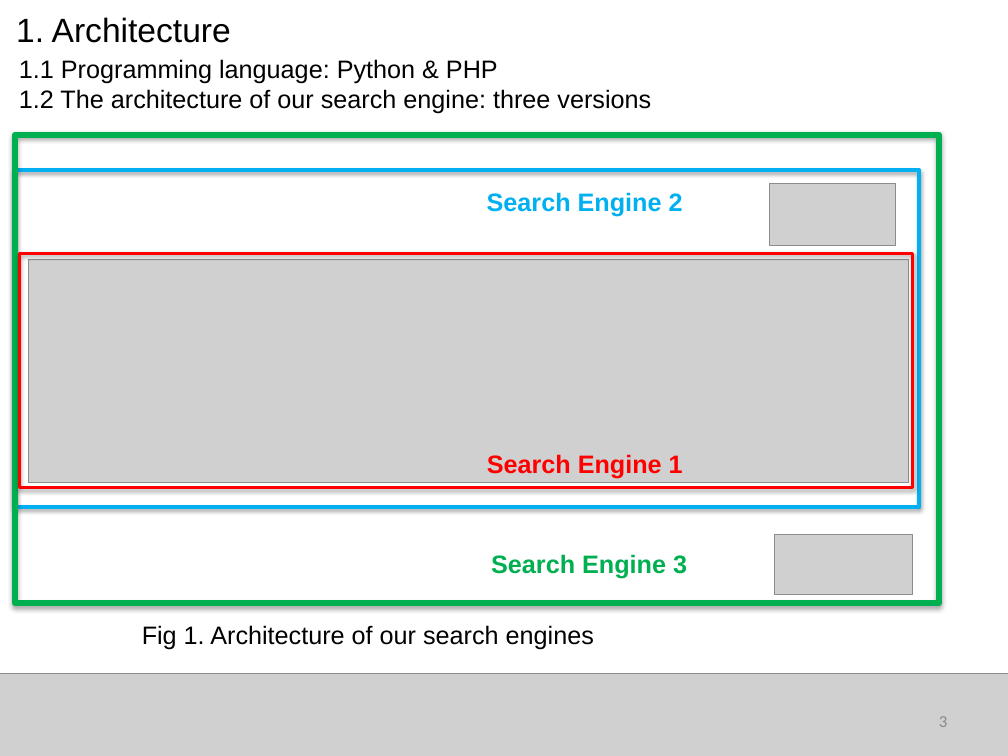
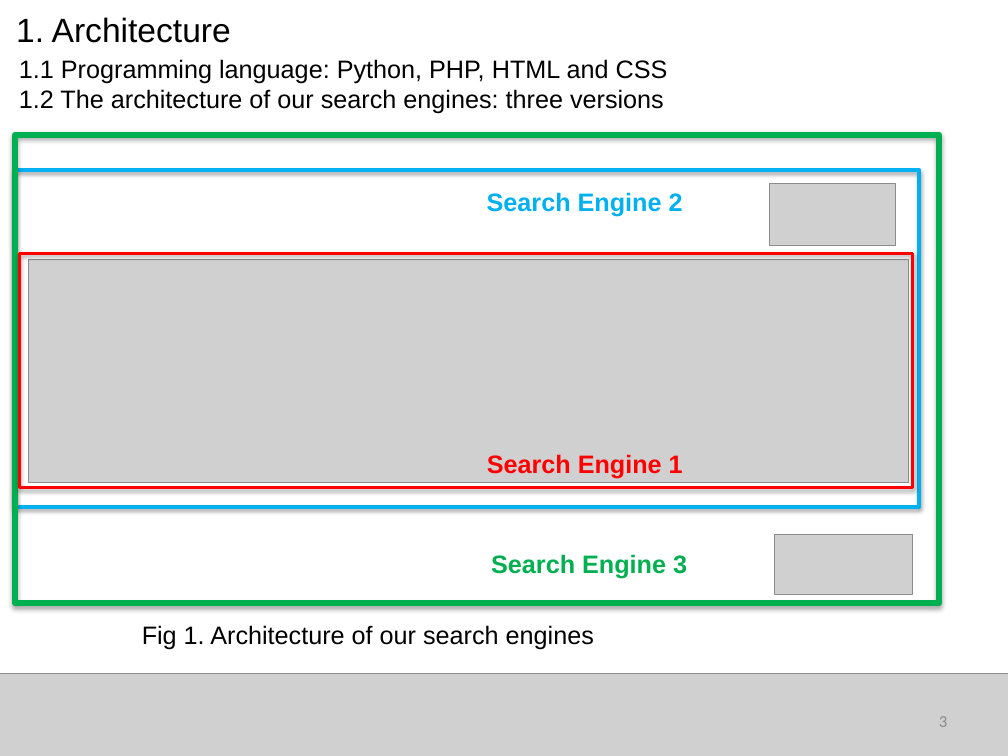
Before and after one commit to RyanCV/Information-Retrieval, a slide deck: slide 3 of EECS767_05032016.pptx. Drawn at 1008x756 pixels with LibreOffice and Linux fonts; fonts in the diff are those of the drawing; grey boxes stand for pictures. Boxes give left, top, right and bottom in pixels: in the first picture for what was removed or moved away, otherwise in the second. Text is boxed around its words. In the diff, an @@ line names an element or a change of style, - is before the commit and + after.

```diff
--- a/EECS767_05032016.pptx
+++ b/EECS767_05032016.pptx
@@ text at [19, 59, 668, 114]: text changed @@
-1.1 Programming language: Python & PHP
-1.2 The architecture of our search engine: three versions
+1.1 Programming language: Python, PHP, HTML and CSS
+1.2 The architecture of our search engines: three versions
```
Also in this commit, not shown: 8 other slides changed, 1 slide added.
